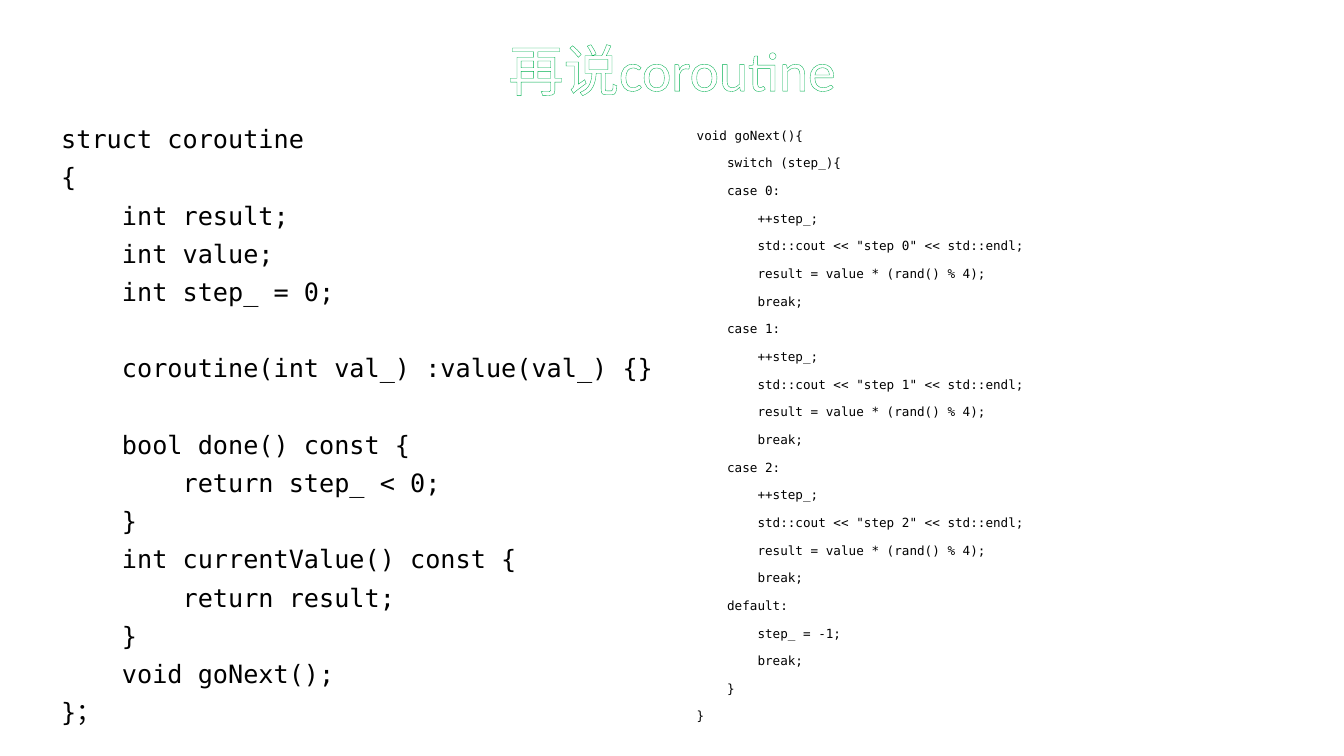
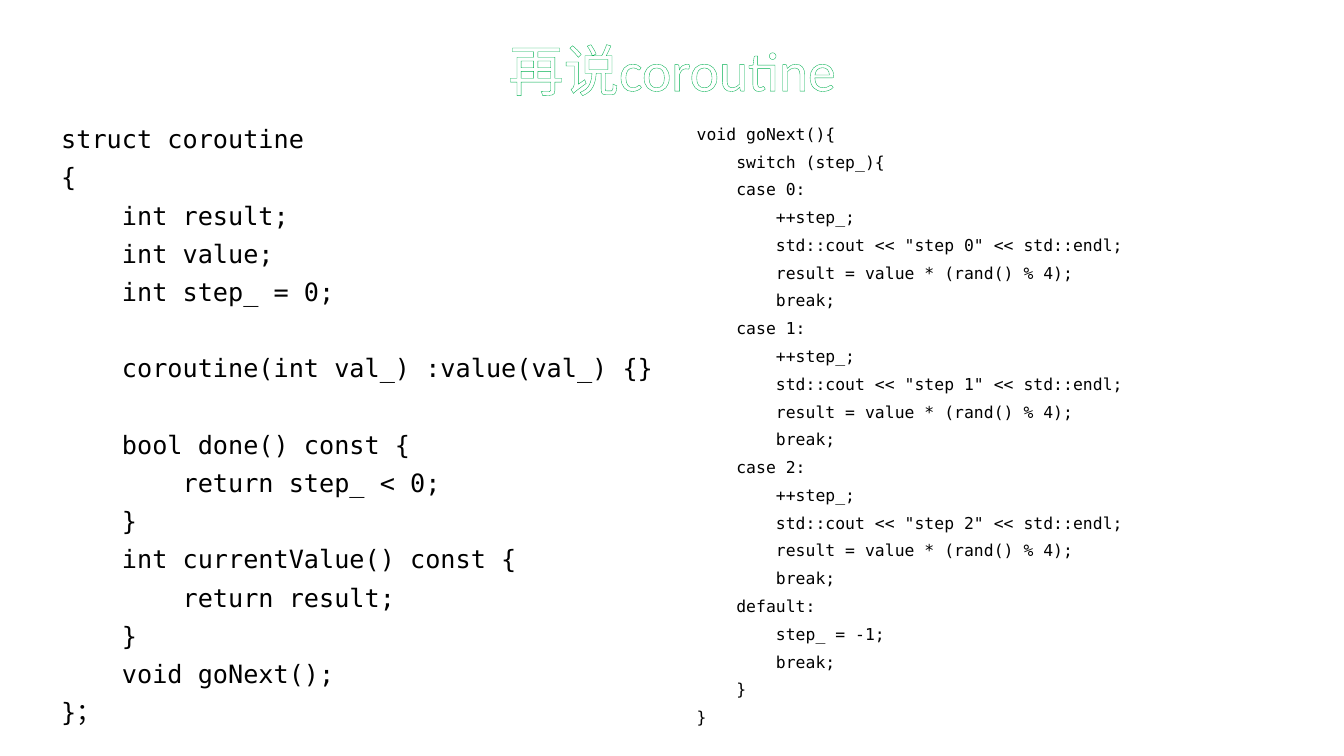
Before and after one commit to tearshark/resumef, a slide deck: slide 6 of Resumef实践.pptx. Drawn at 1344x756 pixels with LibreOffice and Linux fonts; fonts in the diff are those of the drawing. Boxes give left, top, right and bottom in pixels: in the first picture for what was removed or moved away, otherwise in the second. Text is boxed around its words. In the diff, an @@ line names an element or a change of style, - is before the commit and + after.

```diff
--- a/Resumef实践.pptx
+++ b/Resumef实践.pptx
@@ text "void goNext(){" at (697,127,1123,671): size 9 to 11.7 pt; line spacing 0.9 to 0.7 @@
```
Also in this commit, not shown: 23 other slides changed, 3 other files.
